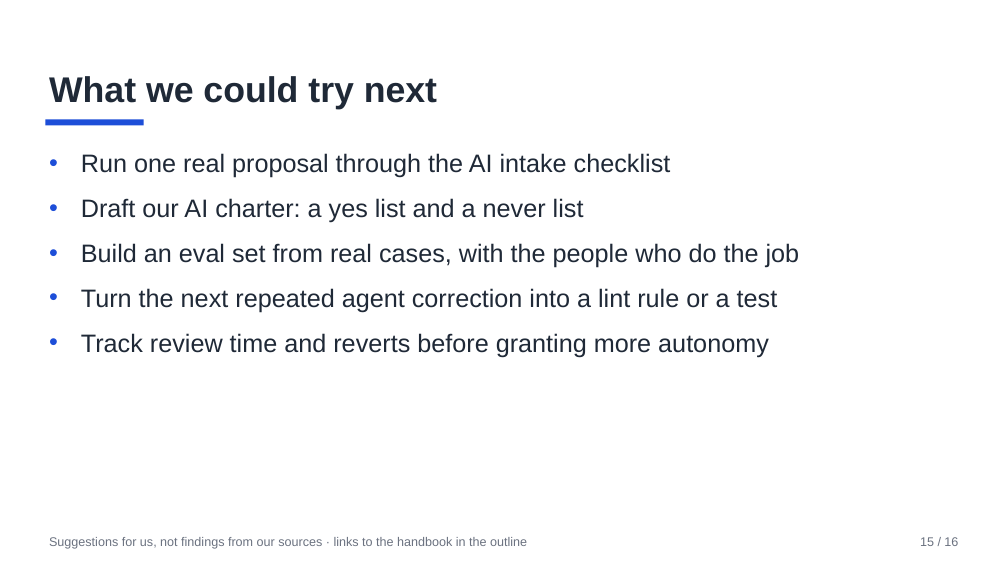
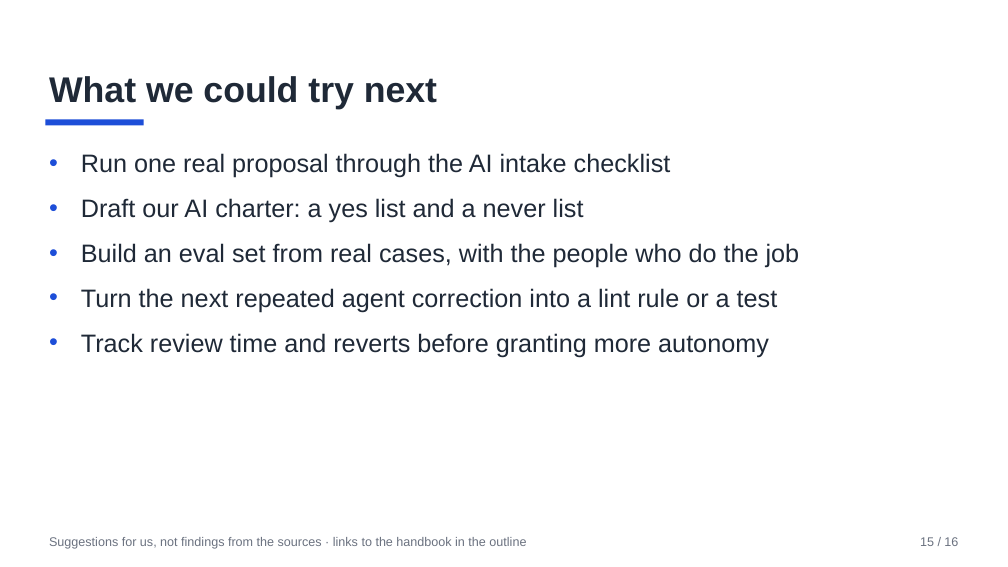
Before and after one commit to AnilKerai/applied-ai-handbook, a slide deck: slide 15 of 1-understand/ai-lunch-and-learn.pptx. Drawn at 1008x567 pixels with LibreOffice and Linux fonts; fonts in the diff are those of the drawing. Boxes give left, top, right and bottom in pixels: in the first picture for what was removed or moved away, otherwise in the second. Text is boxed around its words. In the diff, an @@ line names an element or a change of style, - is before the commit and + after.

Commit message:
Voice: deck footer 'the sources', two judgement sentences marked as mine, CHANGELOG, reading time

```diff
--- a/1-understand/ai-lunch-and-learn.pptx
+++ b/1-understand/ai-lunch-and-learn.pptx
@@ text at <box>49,537,526,549</box>: text changed @@
-Suggestions for us, not findings from our sources · links to the handbook in the outline
+Suggestions for us, not findings from the sources · links to the handbook in the outline
```
Also in this commit, not shown: 5 other files.
